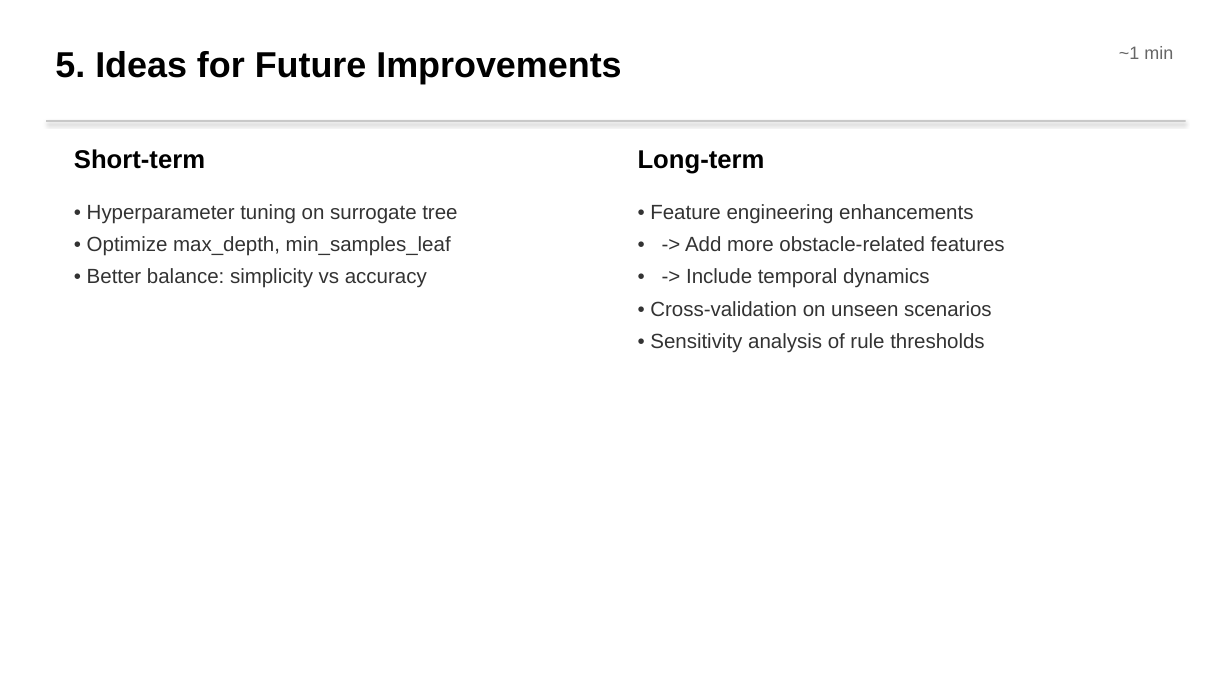
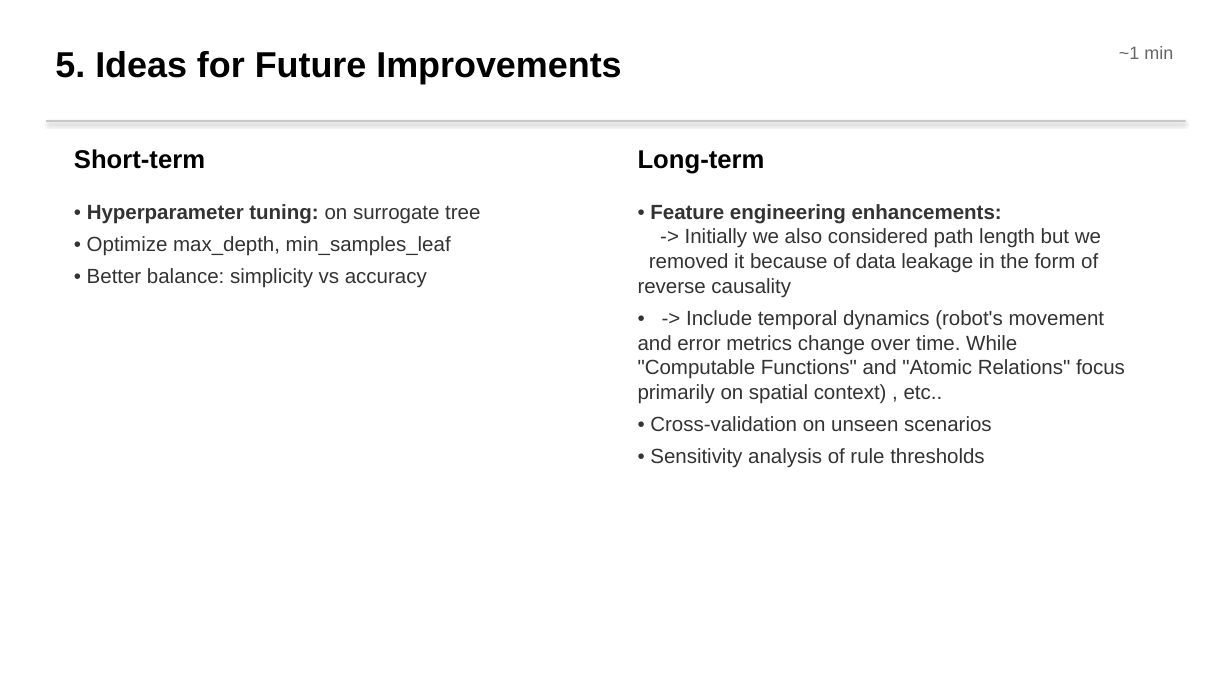
Before and after one commit to nasimpc/Robot-Navigation-Anomaly-Detection-and-Causal-Analysis, a slide deck: slide 18 of assignment3/Team2_Presentation.pptx. Drawn at 1232x693 pixels with LibreOffice and Linux fonts; fonts in the diff are those of the drawing. Boxes give left, top, right and bottom in pixels: in the first picture for what was removed or moved away, otherwise in the second. Text is boxed around its words. In the diff, an @@ line names an element or a change of style, - is before the commit and + after.

```diff
--- a/assignment3/Team2_Presentation.pptx
+++ b/assignment3/Team2_Presentation.pptx
@@ text at [87, 204, 480, 224]: text changed; bold on @@
-• Hyperparameter tuning on surrogate tree
+• Hyperparameter tuning: on surrogate tree
@@ text at [638, 204, 1125, 404]: text changed @@
-• Feature engineering enhancements
-• -> Add more obstacle-related features
-• -> Include temporal dynamics
+• Feature engineering enhancements:
+-> Initially we also considered path length but we removed it because of data leakage in the form of reverse causality
+• -> Include temporal dynamics (robot's movement and error metrics change over time. While "Computable Functions" and "Atomic Relations" focus primarily on spatial context) , etc..
```
Also in this commit, not shown: 1 other file.
